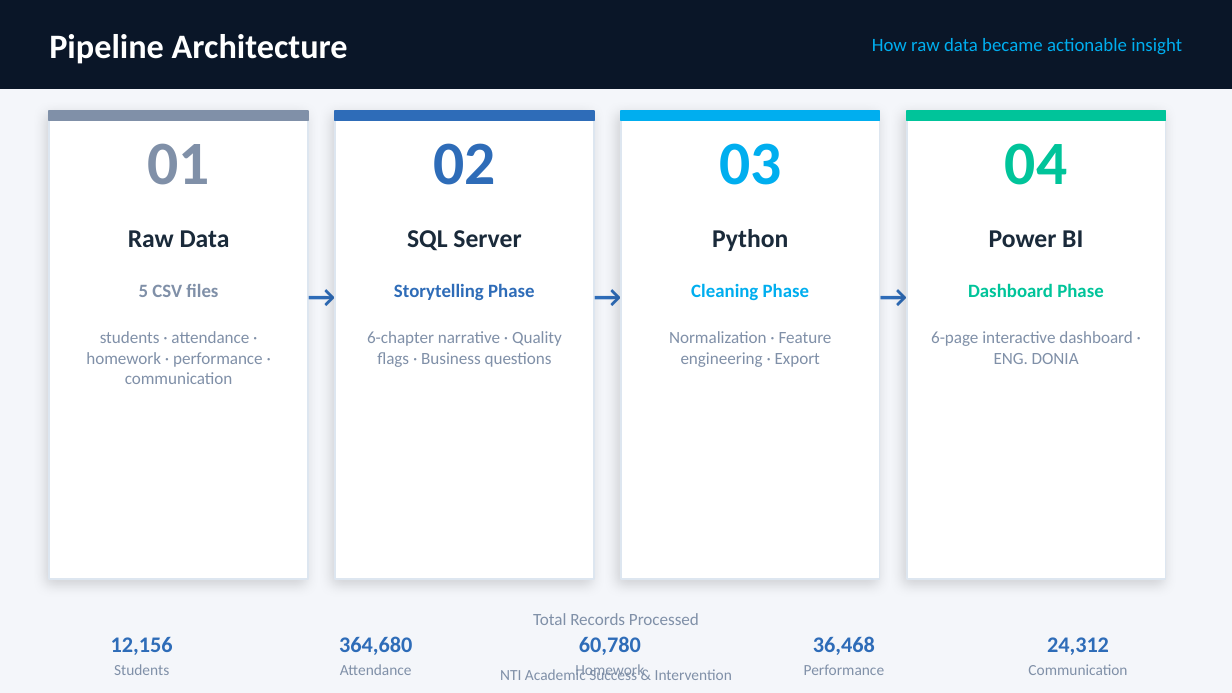
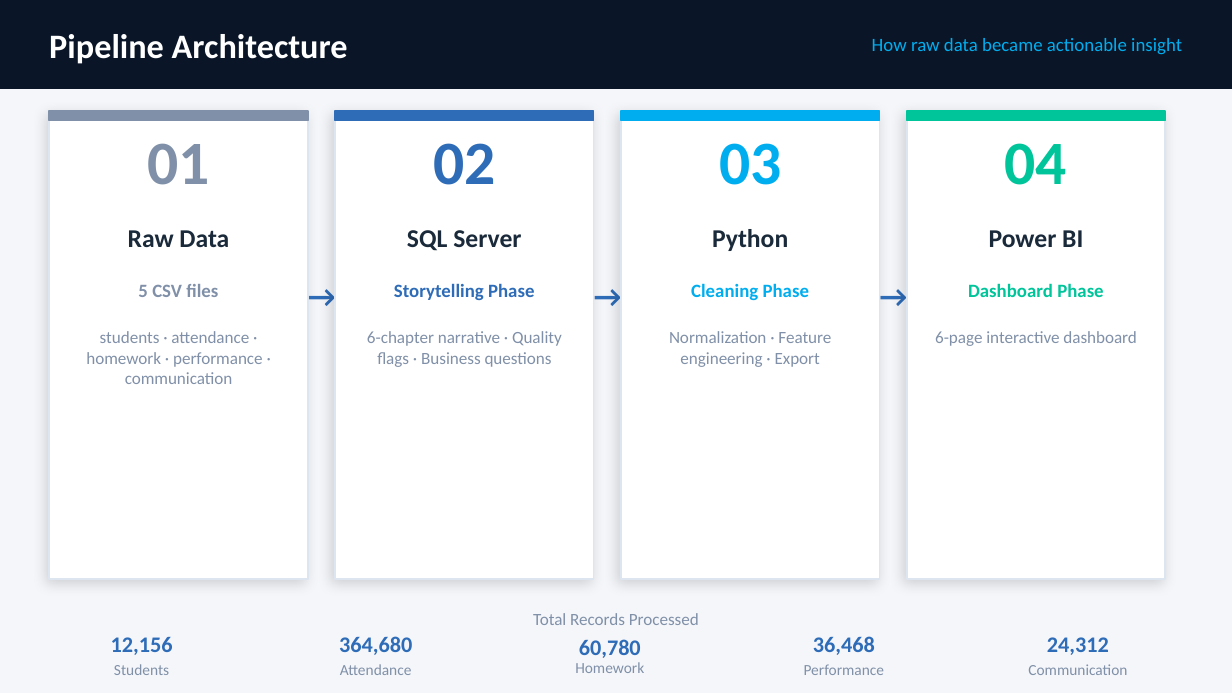
Before and after one commit to nour-hatem/Student-Academic-Health-Analysis, a slide deck: slide 2 of Education_Presentation.pptx. Drawn at 1232x693 pixels with LibreOffice and Linux fonts; fonts in the diff are those of the drawing. Boxes give left, top, right and bottom in pixels: in the first picture for what was removed or moved away, otherwise in the second. Text is boxed around its words. In the diff, an @@ line names an element or a change of style, - is before the commit and + after.

```diff
--- a/Education_Presentation.pptx
+++ b/Education_Presentation.pptx
@@ text at <box>935,331,1137,346</box>: text changed @@
-6-page interactive dashboard · ENG. DONIA
+6-page interactive dashboard
@@ text "Homework" rewrapped from <box>575,664,644,679</box> to <box>575,662,644,673</box> @@
@@ text removed at <box>500,666,732,680</box> @@
-NTI Academic Success & Intervention
```
Also in this commit, not shown: 2 other slides changed, 1 other file.
